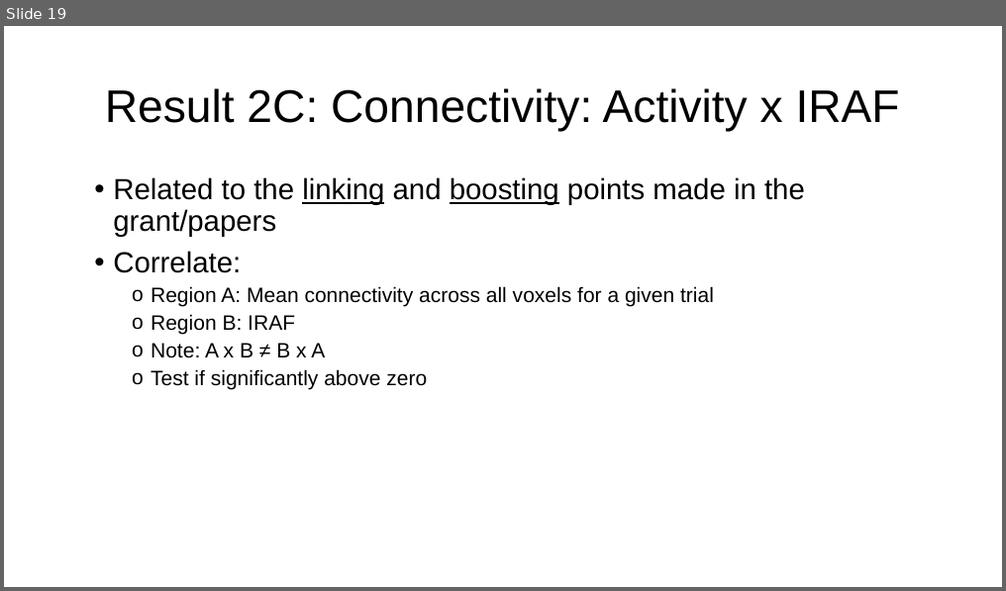
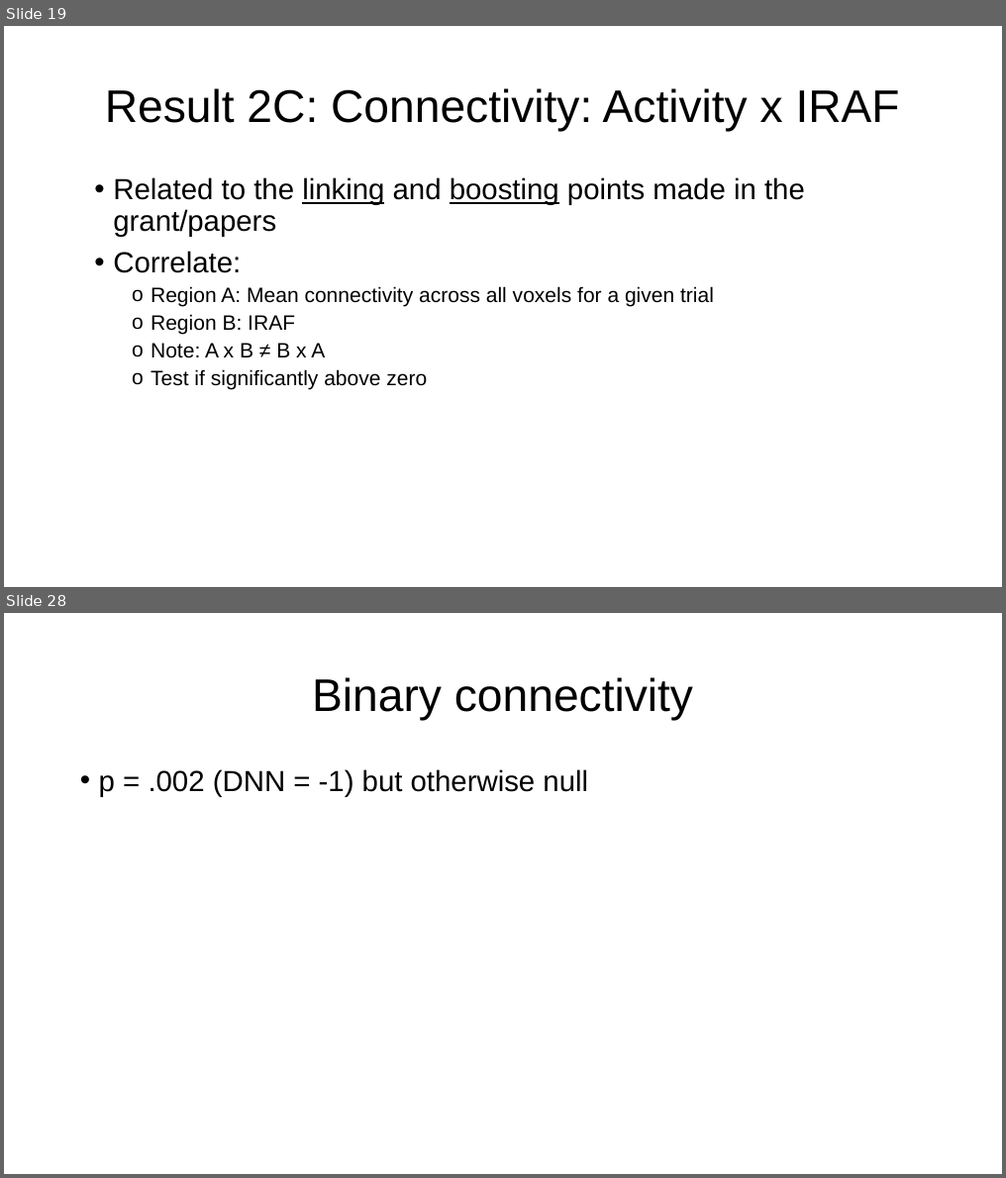
Before and after one commit to paulcbogdan/SchemeRep_PB, a slide deck: SchemeRep_PB_Sep27.pptx. Shown one above the other, each under a label of ours: slide 19 before the commit, slides 19 and 28 after it; the slides between them are not shown. The pictures are 1006x591 and 1006x1178 pixels, drawn with LibreOffice and Linux fonts; fonts in the diff are those of the drawing. Boxes give left, top, right and bottom in pixels: in the first picture for what was removed or moved away, otherwise in the second. Text is boxed around its words. In the diff, an @@ line names an element or a change of style, - is before the commit and + after.

```diff
--- a/SchemeRep_PB_Sep27.pptx
+++ b/SchemeRep_PB_Sep27.pptx
@@ slide 28 added at (x1=4, y1=613, x2=1002, y2=1174), background #FFFFFF @@
@@ title added at (x1=312, y1=677, x2=693, y2=721), 44 pt, text #000000 @@
+Binary connectivity
@@ text added at (x1=99, y1=769, x2=588, y2=797), 28 pt, text #000000 @@
+• p = .002 (DNN = -1) but otherwise null
```
Also in this commit, not shown: 6 slides changed, 4 other slides added, 10 other files.
